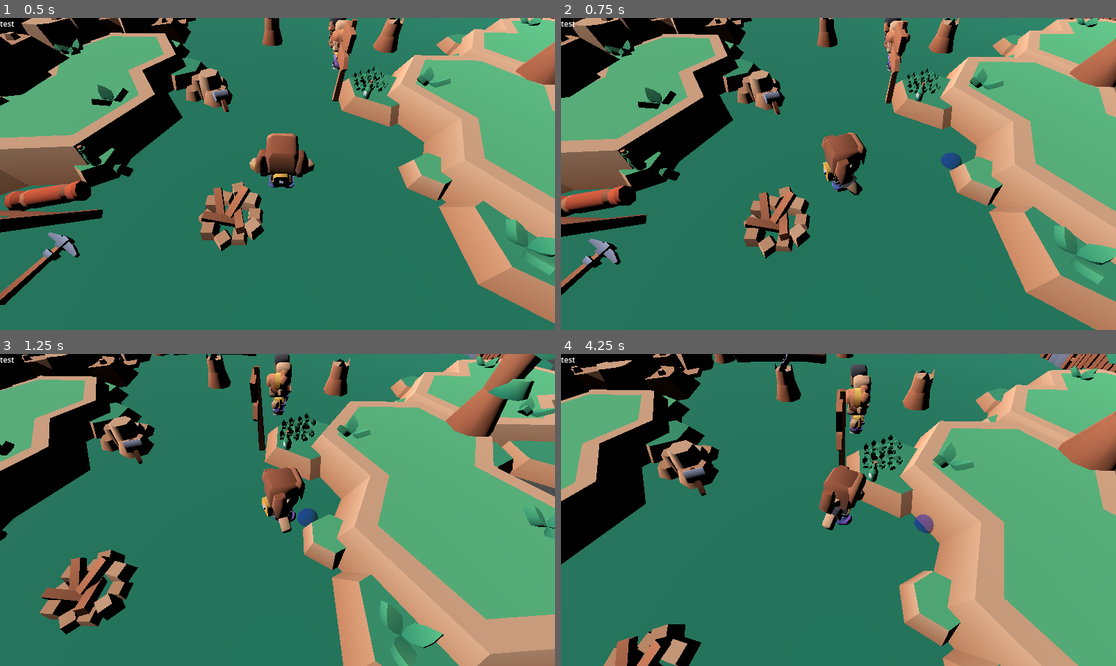
Above: before the commit, frames 1-4 (two rows, left to right).
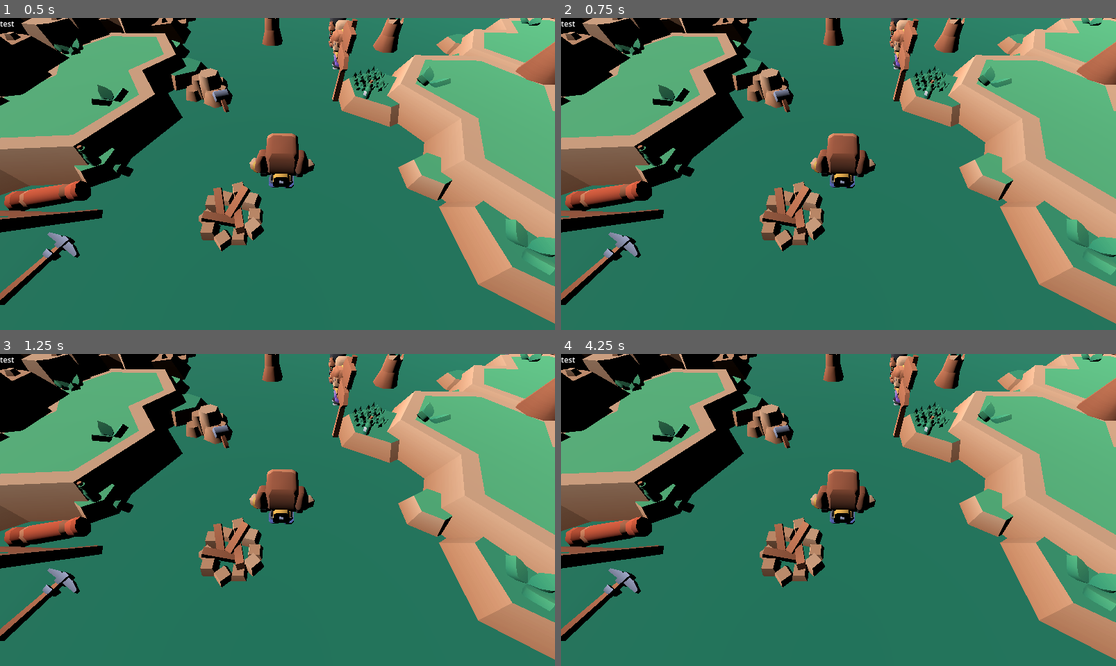
Above: after the commit, the same moments.

Repository: weRthem/networkinglearning
Game: Godot game, scene res://Scenes/Levels/MainGameScene.tscn
Same seed, same stepped clock (60 frames per second), same inputs: the game is played once before the commit and once after it.
Inputs (mouse positions are in pixels of both pictures, inside the frame that each line leads up to):
- Up to frame 1 (0.5 s): no input
- Up to frame 2 (0.75 s): tap Enter at 0.5 s; move the mouse to (960, 158) at 0.52 s; click (960, 158) at 0.67 s
- Up to frame 3 (1.25 s): no input
- Up to frame 4 (4.25 s): move the mouse to (727, 525) at 1.27 s; click (727, 525) at 1.42 s; move the mouse to (894, 441) at 2.02 s; click (894, 441) at 2.17 s; move the mouse to (810, 572) at 2.77 s; click (810, 572) at 2.92 s; move the mouse to (1005, 556) at 3.52 s; click (1005, 556) at 3.67 s

Frame 1 is identical in both runs. In frame 2, 21% of the frame differs, in the area x 0-100%, y 0-100%; in frame 3, 59%; in frame 4, 53%.

Commit message:
Finished Network Manager and network objects

Diff:
--- a/Scenes/Levels/MainGameScene.tscn
+++ b/Scenes/Levels/MainGameScene.tscn
@@ -271,21 +271,25 @@
 [node name="grass-large4" parent="World/NavigationRegion3D" groups=["Ground"] instance=ExtResource("26_ml8by")]
 transform = Transform3D(0.658309, 0, -0.752748, 0, 1, 0, 0.752748, 0, 0.658309, -3.3477, 0.338085, -2.5005)
 
-[node name="CharacterBody3D" type="CharacterBody3D" parent="."]
+[node name="NetworkObject" type="Node" parent="."]
+script = ExtResource("34_lpmu7")
+metadata/_custom_type_script = "uid://cew7fvp54i334"
+
+[node name="CharacterBody3D" type="CharacterBody3D" parent="NetworkObject"]
 transform = Transform3D(1, 0, 0, 0, 1, 0, 0, 0, 1, -0.321566, 0.5, 0)
 script = ExtResource("28_s7w2q")
 cursor_dot = ExtResource("29_ufqot")
 
-[node name="Body" parent="CharacterBody3D" instance=ExtResource("30_sttb2")]
+[node name="Body" parent="NetworkObject/CharacterBody3D" instance=ExtResource("30_sttb2")]
 transform = Transform3D(-6.55671e-08, 0, -1.5, 0, 1.5, 0, 1.5, 0, -6.55671e-08, 0, -0.5, 0)
 
-[node name="NavigationAgent3D" type="NavigationAgent3D" parent="CharacterBody3D"]
+[node name="NavigationAgent3D" type="NavigationAgent3D" parent="NetworkObject/CharacterBody3D"]
 target_desired_distance = 0.55
 
-[node name="Camera3D" type="Camera3D" parent="CharacterBody3D"]
+[node name="Camera3D" type="Camera3D" parent="NetworkObject/CharacterBody3D"]
 transform = Transform3D(-0.035353, -0.791027, 0.610758, 0, 0.61114, 0.791522, -0.999375, 0.0279827, -0.0216056, 2.29954, 2.72385, -0.00466461)
 
-[node name="CollisionShape3D" type="CollisionShape3D" parent="CharacterBody3D"]
+[node name="CollisionShape3D" type="CollisionShape3D" parent="NetworkObject/CharacterBody3D"]
 shape = SubResource("BoxShape3D_j1jxu")
 
 [node name="character-female-b" parent="." instance=ExtResource("31_ie4sm")]
@@ -296,6 +300,3 @@
 
 [node name="character-male-f" parent="." instance=ExtResource("33_31rbk")]
 transform = Transform3D(1.5, 0, 0, 0, 1.5, 0, 0, 0, 1.5, -6.93575, 0, -1.84584)
-
-[node name="NetworkObject" type="Node" parent="."]
-script = ExtResource("34_lpmu7")
--- a/Scripts/Network/connected_player_data.gd
+++ b/Scripts/Network/connected_player_data.gd
@@ -1,4 +1,5 @@
 class_name ConnectedPlayerData
 
-var player_id : int
+var network_id : int
 var player_name : String
+var players_objects : Array[NetworkObject]
--- a/Scripts/Network/network_manager.gd
+++ b/Scripts/Network/network_manager.gd
@@ -2,17 +2,21 @@
 
 class_name NetworkManager
 
-@export var ip : String = "127.0.0.1";
-@export var port : int = 9999;
+@export var ip : String = "127.0.0.1"
+@export var port : int = 9999
+@export var max_clients : int = 4
 
 var enet = ENetMultiplayerPeer.new();
-var test_func : Callable;
+var connected_player_data : Array[ConnectedPlayerData] = []
+var network_id : int
+var is_server : bool = false
+var network_started : bool = false
+
+signal on_server_started
 
 # Called when the node enters the scene tree for the first time.
 func _ready() -> void:
 	var args : PackedStringArray = OS.get_cmdline_args()
-
-	test_func = Callable(_dis_test)
 
 	if args.has("server"):
 		_create_server()
@@ -20,22 +24,71 @@
 		_connect_client()
 
 func _create_server():
-	enet.create_server(port)
+	var err : Error = enet.create_server(port)
+
+	if err != OK:
+		return
+
 	multiplayer.multiplayer_peer = enet
+	connected_player_data.append(_create_data(1, "server"))
 	multiplayer.peer_connected.connect(_on_peer_connected)
+	network_started = true
+	is_server = multiplayer.is_server()
 
 func _connect_client():
-	enet.create_client(ip, port)
+	var err : Error = enet.create_client(ip, port)
+
+	if err != OK:
+		return
+
 	multiplayer.multiplayer_peer = enet;
-	multiplayer.connected_to_server.connect(_on_connected_to_server);
+	multiplayer.connected_to_server.connect(_on_connected_to_server)
 
 func _on_peer_connected(peer_id):
-	if test_func && test_func.call():
-		print("werk it")
+	connected_player_data.append(_create_data(peer_id, "client"))
 	print("%s connected" % peer_id)
 
 func _on_connected_to_server():
-	print("connected to server")
+	network_id = multiplayer.get_unique_id()
+	connected_player_data.append(_create_data(network_id, "client"))
+	print("connected to server with id %s" % network_id)
+	network_started = true
+	on_server_started.emit()
 
-func _dis_test() -> bool:
-	return false
+func _create_data(player_id : int, player_name : String) -> ConnectedPlayerData:
+	var server_data : ConnectedPlayerData = ConnectedPlayerData.new()
+	server_data.network_id = player_id
+	server_data.player_name = player_name
+	return server_data
+
+func register_network_object(network_object : NetworkObject) -> void:
+	if !network_object:
+		return
+
+	if !multiplayer.is_server() && network_object.owner_id != network_id:
+		return
+
+	for player in connected_player_data:
+		if player.network_id != network_object.owner_id:
+			continue
+
+		if player.players_objects.has(network_object):
+			print("player already owns this object")
+			return
+
+		player.players_objects.append(network_object)
+
+	print("added network object")
+
+func _switch_network_object_owner(new_owner : int, network_object : NetworkObject):
+	if !network_object:
+		return
+
+	for player in connected_player_data:
+		if player.network_id == network_object.owner_id:
+			if player.players_objects.has(network_object):
+				player.players_objects.erase(network_object)
+		if player.network_id == new_owner:
+			player.players_objects.append(network_object)
+
+	print("switched network object")
--- a/Scripts/Network/network_object.gd
+++ b/Scripts/Network/network_object.gd
@@ -2,13 +2,68 @@
 
 class_name NetworkObject
 
-var owner_id : int = -1;
+@onready var network_manager : NetworkManager = get_node("/root/Network_Manager")
+
+var owner_id : int = 1;
+var has_initialized : bool = false
+var on_network_ready_callable : Callable
+var validate_ownership_change_callable : Callable
+
+signal on_owner_changed(old_owner, new_owner)
+signal on_network_ready()
+signal on_network_destroy()
 
 # Called when the node enters the scene tree for the first time.
 func _ready() -> void:
-	pass # Replace with function body.
+	on_network_ready_callable = Callable(_on_network_ready)
+	if !network_manager.network_started:
+		network_manager.on_server_started.connect(on_network_ready_callable)
+	else:
+		_on_network_ready()
 
+func _on_network_ready():
+	if has_initialized:
+		return
 
-# Called every frame. 'delta' is the elapsed time since the previous frame.
-func _process(delta: float) -> void:
-	pass
+	has_initialized = true
+	network_manager.register_network_object(self)
+	on_network_ready.emit()
+
+	if !network_manager.is_server:
+		print(network_manager.network_id)
+		_request_ownership.rpc_id(1)
+
+	if network_manager.on_server_started.is_connected(on_network_ready_callable):
+		network_manager.on_server_started.disconnect(on_network_ready_callable)
+
+func _is_owner() -> bool:
+	if owner_id == network_manager.network_id:
+		return true
+
+	return false
+
+@rpc("any_peer", "reliable", "call_local")
+func _request_ownership():
+	var sender_id : int = network_manager.multiplayer.get_remote_sender_id()
+	print("requested ownership change by %s" % sender_id)
+
+	if !network_manager.is_server:
+		return
+
+	if owner_id == sender_id:
+		return
+
+	if validate_ownership_change_callable:
+		if validate_ownership_change_callable.call():
+			_change_owner.rpc(sender_id)
+	else:
+		_change_owner.rpc(sender_id)
+
+@rpc("authority", "call_local", "reliable")
+func _change_owner(new_owner : int):
+	if network_manager.is_server || new_owner == network_manager.network_id:
+		network_manager._switch_network_object_owner(new_owner, self)
+	set_multiplayer_authority(new_owner)
+	on_owner_changed.emit(owner_id, new_owner)
+	print("old owner: %s new owner: %s" % [owner_id, new_owner])
+	owner_id = new_owner
--- a/character_body_3d.gd
+++ b/character_body_3d.gd
@@ -4,16 +4,19 @@
 @onready var navigation_agent: NavigationAgent3D = get_node("NavigationAgent3D")
 @onready var body: Node3D = get_node("Body")
 @onready var body_ap: AnimationPlayer = get_node("Body/AnimationPlayer")
-@onready var network_manager: NetworkManager = get_node("/root/Network_Manager");
 @export var cursor_dot : PackedScene;
 
 var current_cursor_dot : MeshInstance3D = null
+var network_object : NetworkObject
 
 func _ready() -> void:
 	navigation_agent.velocity_computed.connect(Callable(_on_velocity_computed))
 	navigation_agent.target_reached.connect(Callable(_on_arrived_at_target))
 
-@rpc("authority", "call_local", "unreliable")
+	if get_parent() is NetworkObject:
+		network_object = get_parent()
+
+@rpc("any_peer", "call_local", "unreliable")
 func set_movement_target(movement_target: Vector3):
 	navigation_agent.set_target_position(movement_target)
 	body_ap.play("walk")
@@ -43,7 +46,7 @@
 		current_cursor_dot.queue_free()
 
 func _input(event: InputEvent) -> void:
-	if !network_manager.multiplayer.is_server():
+	if !network_object._is_owner():
 		return
 
 	if event is InputEventMouseButton && event.is_pressed():
